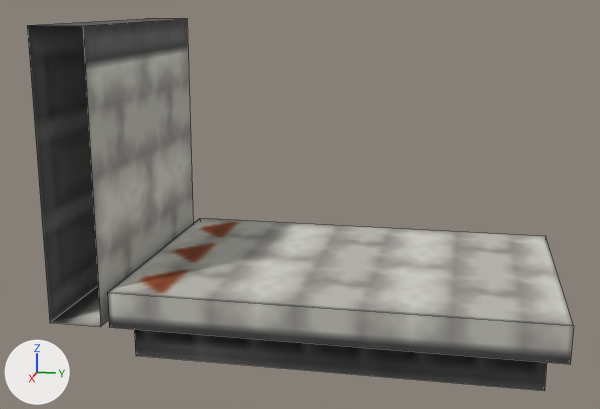
Before and after pictures for a commit that changed the OBJ model src/main/resources/assets/immersiveindustry/models/block/multiblocks/car_kiln_anim.obj.
Rendered twice from a 50 mm lens placed at (6.44, 0.81, 1.66), pointed at (0.58, -0.37, 0.19). Every picture has the same lights, and +X, +Y and +Z are marked at lower left. Mesh edges are drawn as thin lines. Where no turn or scale is listed for an object, it has been applied to the vertices.

In view in the first picture: 'inletBoard', 'trolleyFloor1', 'trolleyFloor2'.
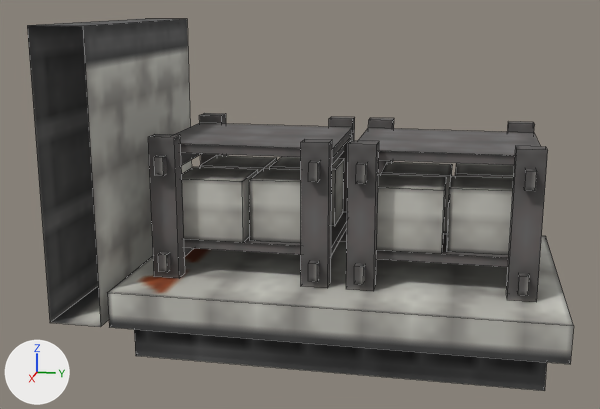
What changed in the scene script:
```text
Add img_carbide_kiln_shelf:
    img_carbide_kiln_shelf = load_image('carbide_kiln_shelf', '../../../textures/block/multiblocks/carbide_kiln_shelf.png', 32, 32, 'sRGB')
Add mat_m_2:
    mat_m_2 = principled_material('m_2')
    mat_m_2.texture = img_carbide_kiln_shelf
    mat_m_2.roughness = 1.0
Add me_shelf2:
    me_shelf2.from_pydata(...)  # 110 vertices, 80 faces; spans x -0.188..1.188, y 0.062..1.312, z -0.25..0.75
    me_shelf2.materials.append(mat_m_2)  # picture img_carbide_kiln_shelf
Add me_shelf1:
    me_shelf1.from_pydata(...)  # 110 vertices, 80 faces; spans x -0.188..1.188, y -1.312..-0.062, z -0.25..0.75
    me_shelf1.materials.append(mat_m_2)  # picture img_carbide_kiln_shelf
Add ob_shelf2:
    ob_shelf2 = bpy.data.objects.new('shelf2', me_shelf2)
    ob_shelf2.location = (0.0, 0.0, 0.0)
Add ob_shelf1:
    ob_shelf1 = bpy.data.objects.new('shelf1', me_shelf1)
    ob_shelf1.location = (0.0, 0.0, 0.0)
```

Boxes [x1, y1, x2, y2] around the edits, measured in the pictures (600 x 409 px):
'shelf2', added
    after: [346, 118, 548, 302]
'shelf1', added
    after: [148, 113, 355, 288]
